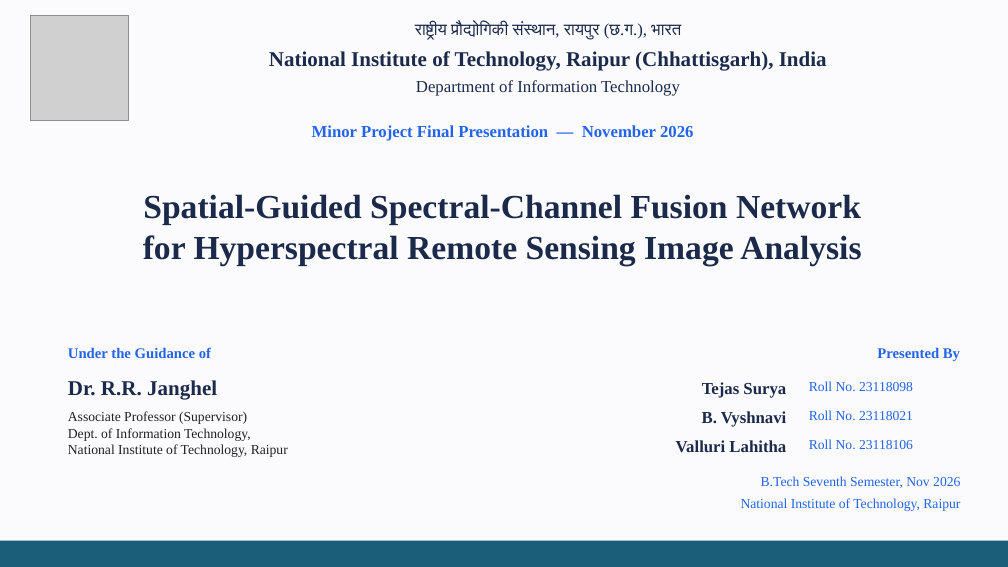
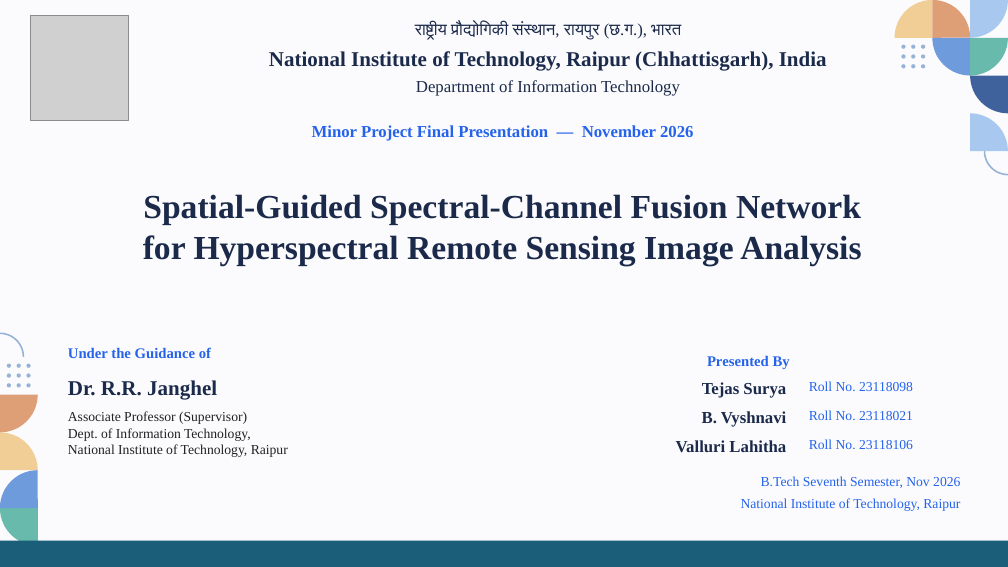
Before and after one commit to codeforlifeee/paper, a slide deck: slide 1 of SGSCF_Net_Final_Presentation.pptx. Drawn at 1008x567 pixels with LibreOffice and Linux fonts; fonts in the diff are those of the drawing; grey boxes stand for pictures. Boxes give left, top, right and bottom in pixels: in the first picture for what was removed or moved away, otherwise in the second. Text is boxed around its words. In the diff, an @@ line names an element or a change of style, - is before the commit and + after.

```diff
--- a/SGSCF_Net_Final_Presentation.pptx
+++ b/SGSCF_Net_Final_Presentation.pptx
@@ freeform shape added at (895,0,932,38), fill #F0CE96 @@
@@ freeform shape added at (932,0,970,38), fill #DE9E76 @@
@@ freeform shape added at (970,0,1008,38), fill #A8C8F0 @@
@@ ellipse added at (901,45,906,49), fill #96B2D6 @@
@@ ellipse added at (901,54,906,59), fill #96B2D6 @@
@@ ellipse added at (911,45,916,49), fill #96B2D6 @@
@@ ellipse added at (911,54,916,59), fill #96B2D6 @@
@@ ellipse added at (921,45,926,49), fill #96B2D6 @@
@@ ellipse added at (921,54,926,59), fill #96B2D6 @@
@@ freeform shape added at (932,38,970,76), fill #6E9BDC @@
@@ freeform shape added at (970,38,1008,76), fill #68BAAC @@
@@ ellipse added at (901,64,906,69), fill #96B2D6 @@
@@ ellipse added at (911,64,916,69), fill #96B2D6 @@
@@ ellipse added at (921,64,926,69), fill #96B2D6 @@
@@ freeform shape added at (970,76,1008,113), fill #40629C @@
@@ freeform shape added at (970,113,1008,151), fill #A8C8F0 @@
@@ freeform shape added at (985,151,1008,175), outline #96B2D6 1.5 pt @@
@@ freeform shape added at (0,333,23,357), outline #96B2D6 1.5 pt @@
@@ text "Presented By": place and size @@
-text "Presented By" at (877,347,960,361)
+text "Presented By" at (707,355,790,369)
@@ text "Presented By" at (707,355,790,369): alignment right to centre @@
@@ ellipse added at (7,364,11,368), fill #96B2D6 @@
@@ ellipse added at (7,374,11,378), fill #96B2D6 @@
@@ ellipse added at (7,383,11,388), fill #96B2D6 @@
@@ ellipse added at (17,364,21,368), fill #96B2D6 @@
@@ ellipse added at (17,374,21,378), fill #96B2D6 @@
@@ ellipse added at (17,383,21,388), fill #96B2D6 @@
@@ ellipse added at (26,364,31,368), fill #96B2D6 @@
@@ ellipse added at (26,374,31,378), fill #96B2D6 @@
@@ ellipse added at (26,383,31,388), fill #96B2D6 @@
@@ freeform shape added at (0,395,38,433), fill #DE9E76 @@
@@ freeform shape added at (0,433,38,470), fill #F0CE96 @@
@@ freeform shape added at (0,470,38,508), fill #6E9BDC @@
@@ freeform shape added at (0,508,38,546), fill #68BAAC @@
```
Also in this commit, not shown: 19 other slides changed, 1 other file.
